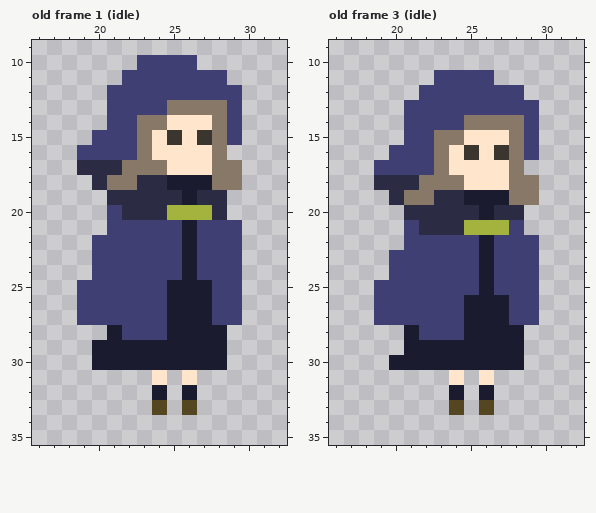
One commit to this pixel-art file: assets/entity/player.aseprite. The first picture shows the starting point.
48x48 pixels, 7 frames. Shown: old frame 1 (idle): x 16..32, y 9..35; old frame 3 (idle): x 16..32, y 9..35. The commit also changed other frames, which this record leaves out.
Once edited:
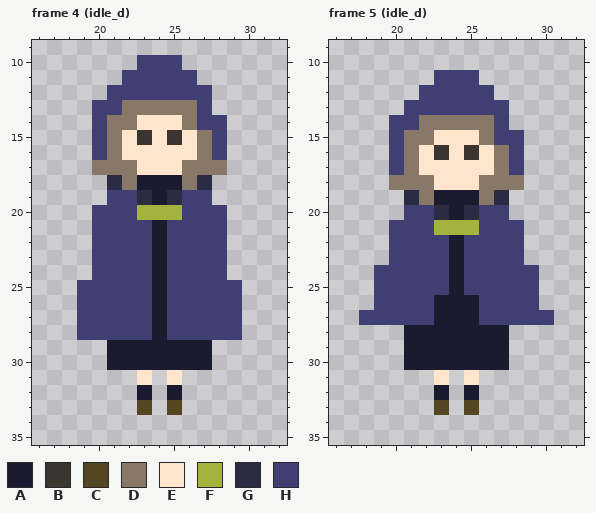
Palette (. is transparent): A #1b1b30  B #3b352f  C #554622  D #887868  E #ffe5cb  F #a3b33e  G #2b2b44  H #3f3f74
A new or re-ordered frame is compared with the old frame closest to it.
Edits made:
frames 7 -> 21
--- frame 4 (idle_d) is new; against old frame 1 (idle), layer "player"
@@ x 16..32 @@
  9 .................
-10 .......HHHH......
-11 ......HHHHHHH....
-12 .....HHHHHHHHH...
-13 .....HHHHDDDDH...
-14 .....HHDDEEEDH...
-15 ....HHHDEBEBDH...
-16 ...HHHHDEEEED....
-17 ...GGGDDDEEEDD...
-18 ....GDDGGAAADD...
-19 .....GGGGGAGG....
-20 .....HGGGFFFG....
-21 .....HHHHHAHHH...
-22 ....HHHHHHAHHH...
-23 ....HHHHHHAHHH...
-24 ....HHHHHHAHHH...
-25 ...HHHHHHAAAHH...
-26 ...HHHHHHAAAHH...
-27 ...HHHHHHAAAHH...
-28 .....AHHHAAAA....
-29 ....AAAAAAAAA....
-30 ....AAAAAAAAA....
-31 ........E.E......
-32 ........A.A......
-33 ........C.C......
+10 .......HHH.......
+11 ......HHHHH......
+12 .....HHHHHHH.....
+13 ....HHDDDDDH.....
+14 ....HDDEEEDHH....
+15 ....HDEBEBEDH....
+16 ....HDEEEEEDH....
+17 ....DDDEEEDDD....
+18 .....GDAAADG.....
+19 .....HHGAGHH.....
+20 ....HHHFFFHHH....
+21 ....HHHHAHHHH....
+22 ....HHHHAHHHH....
+23 ....HHHHAHHHH....
+24 ....HHHHAHHHH....
+25 ...HHHHHAHHHHH...
+26 ...HHHHHAHHHHH...
+27 ...HHHHHAHHHHH...
+28 ...HHHHHAHHHHH...
+29 .....AAAAAAA.....
+30 .....AAAAAAA.....
+31 .......E.E.......
+32 .......A.A.......
+33 .......C.C.......
 34 .................
--- frame 5 (idle_d) is new; against old frame 3 (idle), layer "player"
@@ x 16..32 @@
 10 .................
-11 .......HHHH......
-12 ......HHHHHHH....
-13 .....HHHHHHHHH...
-14 .....HHHHDDDDH...
-15 .....HHDDEEEDH...
-16 ....HHHDEBEBDH...
-17 ...HHHHDEEEED....
-18 ...GGGDDDEEEDD...
-19 ....GDDGGAAADD...
-20 .....GGGGGAGG....
-21 .....HGGGFFFH....
-22 .....HHHHHAHHH...
-23 ....HHHHHHAHHH...
-24 ....HHHHHHAHHH...
-25 ...HHHHHHHAHHH...
-26 ...HHHHHHAAAHH...
-27 ...HHHHHHAAAHH...
-28 .....AHHHAAAA....
-29 .....AAAAAAAA....
-30 ....AAAAAAAAA....
-31 ........E.E......
-32 ........A.A......
-33 ........C.C......
+11 .......HHH.......
+12 ......HHHHH......
+13 .....HHHHHHH.....
+14 ....HHDDDDDH.....
+15 ....HDDEEEDHH....
+16 ....HDEBEBEDH....
+17 ....HDEEEEEDH....
+18 ....DDDEEEDDD....
+19 .....GDAAADG.....
+20 .....HHGAGHH.....
+21 ....HHHFFFHHH....
+22 ....HHHHAHHHH....
+23 ....HHHHAHHHH....
+24 ...HHHHHAHHHHH...
+25 ...HHHHHAHHHHH...
+26 ...HHHHAAAHHHH...
+27 ..HHHHHAAAHHHHH..
+28 .....AAAAAAA.....
+29 .....AAAAAAA.....
+30 .....AAAAAAA.....
+31 .......E.E.......
+32 .......A.A.......
+33 .......C.C.......
 34 .................
Changed places in both pictures, as pixel boxes (x1, y1, x2, y2):
changed: (77, 55, 242, 415)
changed: (359, 70, 554, 415)
